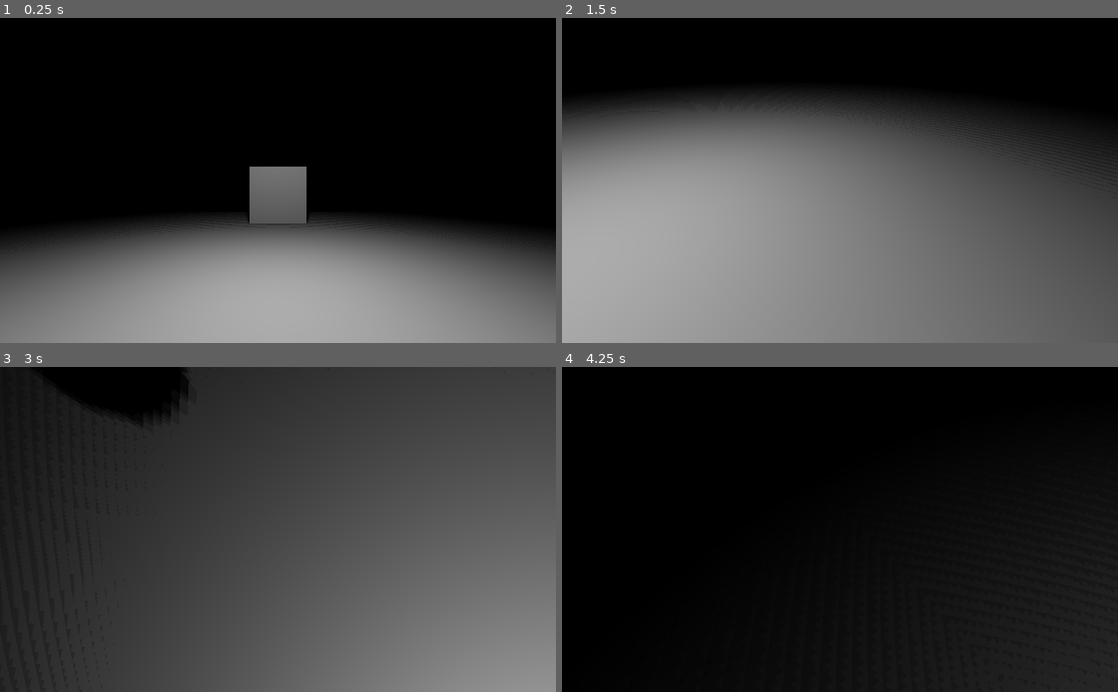
Above: before the commit, frames 1-4 (two rows, left to right).
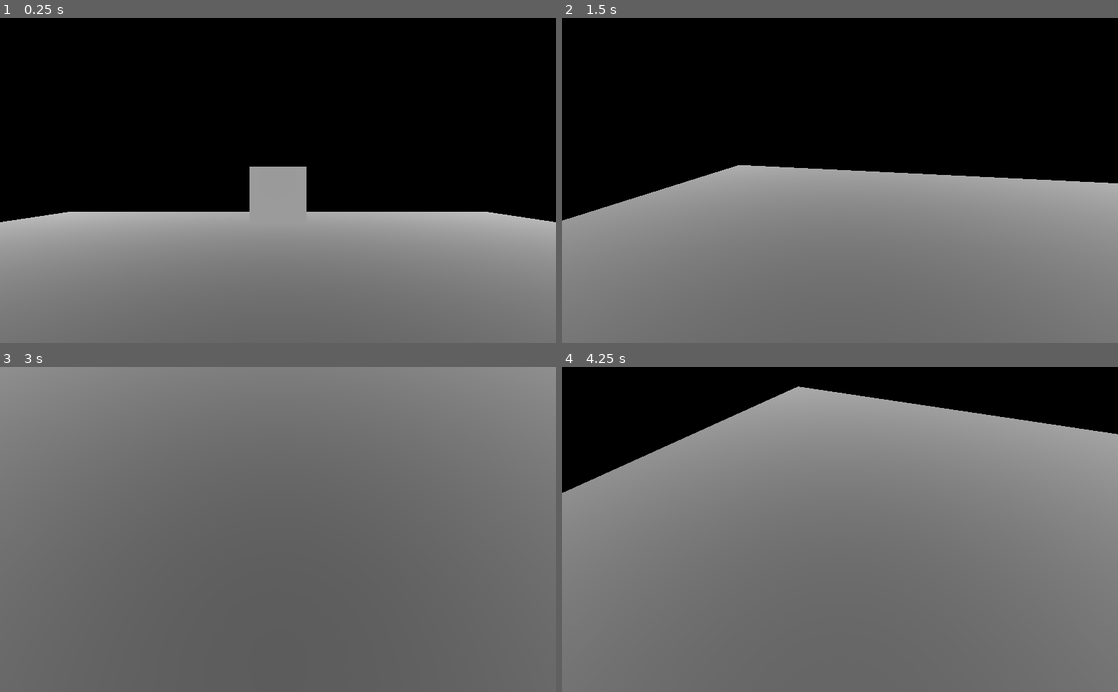
Above: after the commit, the same moments.

Repository: 4k437/dpg
Game: Godot game, scene res://World.tscn
The game is run twice, just before and just after one commit, with the same random seed, the same clock (stepped at 60 frames per second) and the same inputs.
Inputs (mouse positions are in pixels of both pictures, inside the frame that each line leads up to):
- Up to frame 1 (0.25 s): no input
- Up to frame 2 (1.5 s): tap Enter at 0.5 s; move the mouse to (962, 164) at 0.52 s; hold D (move_right) 0.53-1.28 s; right-click (962, 164) at 0.6 s; tap Space (move_jump) at 0.77 s; move the mouse to (728, 196) at 1.27 s; hold S (move_down) from 1.28 s (still down); right-click (728, 196) at 1.35 s
- Up to frame 3 (3 s): tap Space (move_jump) at 1.52, 2.75 s; move the mouse to (333, 458) at 2.02 s; release S (move_down) at 2.03 s; hold D (move_right) 2.03-2.78 s; right-click (333, 458) at 2.1 s; move the mouse to (250, 594) at 2.77 s; hold W (move_up) from 2.78 s (still down); right-click (250, 594) at 2.85 s
- Up to frame 4 (4.25 s): tap Space (move_jump) at 3.02, 3.77 s; move the mouse to (1006, 578) at 3.52 s; release W (move_up) at 3.53 s; hold A (move_left) from 3.53 s (still down); right-click (1006, 578) at 3.6 s

The runs differ from the first frame. In frame 1, 30% of the frame differs, in the area x 0-100%, y 45-100%; in frame 2, 52%; in frame 3, 70%; in frame 4, 83%, in the area x 0-100%, y 5-100%.

Commit message:
record/rewind

Diff:
--- a/World.tscn
+++ b/World.tscn
@@ -17,6 +17,12 @@
 
 [sub_resource type="Environment" id=5]
 background_mode = 1
+fog_enabled = true
+fog_color = Color( 1, 1, 1, 1 )
+fog_sun_color = Color( 0, 0, 0, 1 )
+fog_depth_begin = 0.0
+fog_depth_end = 50.0
+fog_depth_curve = 0.189465
 
 [sub_resource type="CubeMesh" id=6]
 
@@ -26,6 +32,7 @@
 
 [node name="player" type="KinematicBody" parent="."]
 script = ExtResource( 1 )
+mouse_sensitivity = 0.5
 move_speed = 4
 jump_force = 7.0
 
@@ -57,11 +64,6 @@
 [node name="world_environment" type="WorldEnvironment" parent="."]
 environment = SubResource( 5 )
 
-[node name="omni_light" type="OmniLight" parent="."]
-transform = Transform( 1, 0, 0, 0, 1, 0, 0, 0, 1, 0, 3.50557, -2.6749 )
-shadow_enabled = true
-omni_range = 10.7
-
 [node name="static_body2" type="StaticBody" parent="."]
 transform = Transform( 1, 0, 0, 0, 1, 0, 0, 0, 1, 0, 0.983349, -9.12185 )
 __meta__ = {
--- a/player.gd
+++ b/player.gd
@@ -8,13 +8,28 @@
 var current_gravity = 0.0;
 export var jump_force = 5.0;
 
+func _ready() -> void:
+	Timekeeper.connect("tick", self, "tick")
+
 func _input(event):
+	if (!Timekeeper.is_recording):return
+
 	if event is InputEventMouseMotion:
 		rotation_degrees.y -= mouse_sensitivity * event.relative.x
 		camera.rotation_degrees.x -= mouse_sensitivity * event.relative.y
 		camera.rotation_degrees.x = clamp(camera.rotation_degrees.x, -90, 90)
 
 func _physics_process(delta):
+	if (Timekeeper.is_recording):
+		movement(delta)
+	else:
+		var info = Timekeeper.retrieve_information(self)
+		global_transform.origin = info[0]
+		rotation = info[1]
+		camera.rotation = info[2]
+		current_gravity = info[3]
+
+func movement(delta):
 	var velocity = Vector2(
 		Input.get_action_strength("move_right") - Input.get_action_strength("move_left"),
 		Input.get_action_strength("move_down") - Input.get_action_strength("move_up")
@@ -32,3 +47,12 @@
 		current_gravity = 0
 		if (Input.is_action_just_pressed("move_jump")):
 			current_gravity = jump_force
+
+func tick():
+	var info = [
+		global_transform.origin,
+		rotation,
+		camera.rotation,
+		current_gravity
+	]
+	Timekeeper.store_information(info, self)
--- a/project.godot
+++ b/project.godot
@@ -17,6 +17,10 @@
 config/name="dpg"
 run/main_scene="res://World.tscn"
 config/icon="res://icon.png"
+
+[autoload]
+
+Timekeeper="*res://timekeeper.gd"
 
 [display]
 
@@ -102,6 +106,11 @@
 "events": [ Object(InputEventKey,"resource_local_to_scene":false,"resource_name":"","device":0,"alt":false,"shift":false,"control":false,"meta":false,"command":false,"pressed":false,"scancode":32,"unicode":0,"echo":false,"script":null)
  ]
 }
+rewind={
+"deadzone": 0.5,
+"events": [ Object(InputEventMouseButton,"resource_local_to_scene":false,"resource_name":"","device":0,"alt":false,"shift":false,"control":false,"meta":false,"command":false,"button_mask":0,"position":Vector2( 0, 0 ),"global_position":Vector2( 0, 0 ),"factor":1.0,"button_index":2,"pressed":false,"doubleclick":false,"script":null)
+ ]
+}
 
 [rendering]
 
--- /dev/null
+++ b/timekeeper.gd
@@ -0,0 +1,28 @@
+extends Node
+
+signal tick
+
+var current_time = 0
+var tickinfo = {}
+var is_recording = true
+
+func _input(event: InputEvent) -> void:
+	if (Input.is_action_just_pressed("rewind")):
+		is_recording = false
+	if (Input.is_action_just_released("rewind")):
+		is_recording = true
+
+func _physics_process(_delta: float) -> void:
+	if (is_recording):
+		emit_signal("tick")
+		current_time += 1
+	else:
+		current_time -= 1
+		if (current_time<1):
+			is_recording = true
+
+func store_information(info, from:Node):
+	tickinfo[current_time] = {"info":info, "obj":from}
+
+func retrieve_information(from:Node):
+	return tickinfo[current_time].info
